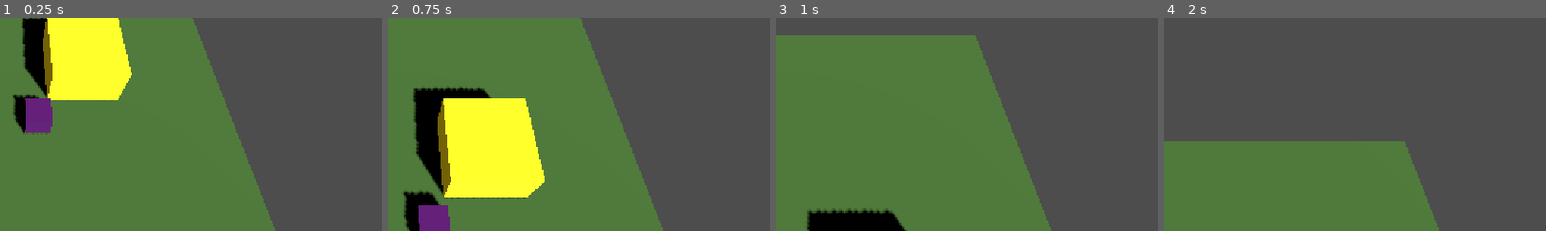
Above: before the commit, frames 1-4 (left to right).
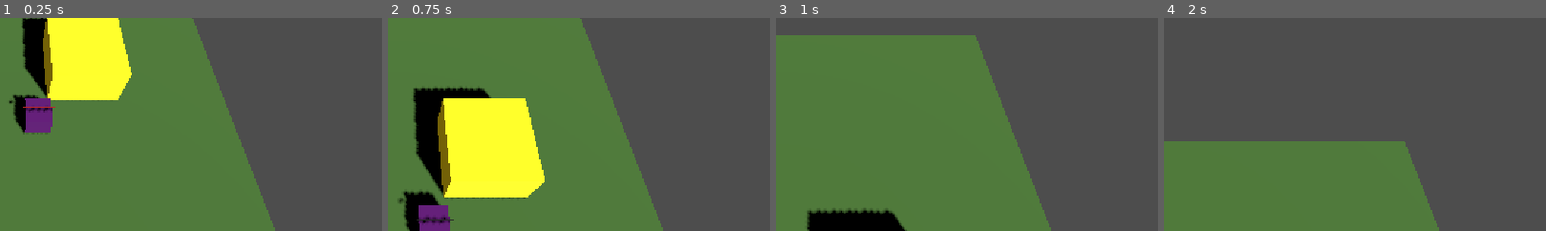
Above: after the commit, the same moments.

Repository: nplvkntx/endless-battle
Game: Godot game, scene res://scenes/combat_test.tscn
Same seed, same stepped clock (60 frames per second), same inputs: the game is played once before the commit and once after it. This scene is started directly instead of the project's main scene.
Inputs (mouse positions are % of the whole screen's width and height, from its top left):
- Up to frame 1 (0.25 s): no input
- Up to frame 2 (0.75 s): tap Enter at 0.5 s; move the mouse to (45, 70) at 0.52 s; hold Up (ui_up) from 0.53 s (still down); tap B at 0.6 s; click (45, 70) at 0.67 s
- Up to frame 3 (1 s): keep holding Up (ui_up)
- Up to frame 4 (2 s): release Up (ui_up) at 1.25 s; drag from (80, 65) to (45, 70) at 1.27 s
The pictures show only the part of the screen within x 50-100%, y 41-91%; the shares and areas given below are measured in that part.

The runs differ from the first frame. In frame 1, 0.2% of the frame differs, in the area x 2-15%, y 38-45%; in frame 2, 0.2%, in the area x 2-18%, y 84-97%; in frame 3, nothing differs; in frame 4, nothing differs.

Commit message:
Add enemy dummy health bar

Diff:
--- a/scenes/units/enemy_dummy.tscn
+++ b/scenes/units/enemy_dummy.tscn
@@ -24,6 +24,15 @@
 [sub_resource type="BoxShape3D" id="BoxShape3D_body"]
 size = Vector3(1, 1, 1)
 
+[sub_resource type="StandardMaterial3D" id="StandardMaterial3D_health_bg"]
+albedo_color = Color(0.15, 0.15, 0.15, 1)
+
+[sub_resource type="StandardMaterial3D" id="StandardMaterial3D_health_fill"]
+albedo_color = Color(0.85, 0.15, 0.15, 1)
+
+[sub_resource type="BoxMesh" id="BoxMesh_health_bar"]
+size = Vector3(1.2, 0.08, 0.02)
+
 [node name="EnemyDummy" type="CharacterBody3D" groups=["enemies", "units"]]
 script = ExtResource("1_enemy_dummy")
 
@@ -37,6 +46,18 @@
 mesh = SubResource("CylinderMesh_selection")
 surface_material_override/0 = SubResource("StandardMaterial3D_selection")
 
+[node name="HealthBar" type="Node3D" parent="."]
+transform = Transform3D(1, 0, 0, 0, 1, 0, 0, 0, 1, 0, 0.75, 0)
+
+[node name="Background" type="MeshInstance3D" parent="HealthBar"]
+mesh = SubResource("BoxMesh_health_bar")
+surface_material_override/0 = SubResource("StandardMaterial3D_health_bg")
+
+[node name="Fill" type="MeshInstance3D" parent="HealthBar"]
+transform = Transform3D(1, 0, 0, 0, 1, 0, 0, 0, 1, 0, 0, 0.015)
+mesh = SubResource("BoxMesh_health_bar")
+surface_material_override/0 = SubResource("StandardMaterial3D_health_fill")
+
 [node name="CollisionShape3D" type="CollisionShape3D" parent="."]
 shape = SubResource("BoxShape3D_body")
 
--- a/scripts/components/health_component.gd
+++ b/scripts/components/health_component.gd
@@ -3,6 +3,7 @@
 
 ## Reusable health storage and damage handling for units and buildings.
 
+signal health_changed(current_health: int, max_health: int)
 signal health_depleted
 
 @export var max_health: int = 100
@@ -23,6 +24,7 @@
 		"Took %d damage. Remaining health: %d / %d"
 		% [amount, current_health, max_health]
 	)
+	health_changed.emit(current_health, max_health)
 
 	if current_health <= 0:
 		health_depleted.emit()
--- a/scripts/units/enemy_dummy.gd
+++ b/scripts/units/enemy_dummy.gd
@@ -3,15 +3,35 @@
 
 ## Stationary enemy placeholder for future combat features.
 
+const HEALTH_BAR_WIDTH := 1.2
+
 @onready var _health_component: HealthComponent = $HealthComponent
+@onready var _health_bar: Node3D = $HealthBar
+@onready var _health_bar_fill: MeshInstance3D = $HealthBar/Fill
 
 
 func _ready() -> void:
 	super._ready()
+	_health_component.health_changed.connect(_on_health_changed)
 	_health_component.health_depleted.connect(_on_health_depleted)
+	_update_health_bar(_health_component.current_health, _health_component.max_health)
+
+
+func _on_health_changed(current_health: int, max_health: int) -> void:
+	_update_health_bar(current_health, max_health)
+
+
+func _update_health_bar(current_health: int, max_health: int) -> void:
+	if max_health <= 0:
+		return
+
+	var ratio: float = float(current_health) / float(max_health)
+	_health_bar_fill.scale.x = ratio
+	_health_bar_fill.position.x = HEALTH_BAR_WIDTH * (ratio - 1.0) * 0.5
 
 
 func _on_health_depleted() -> void:
+	_health_bar.visible = false
 	print("EnemyDummy died")
 	queue_free()
 
Not shown: 1 places in scenes/units/enemy_dummy.tscn that only renumber resources
